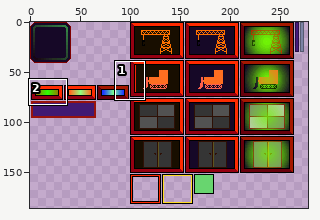
One commit to this sprite sheet: res/gui.png. The first picture is a wide view before the edit; the outline marks the close-up.
Close-up. Before the commit:
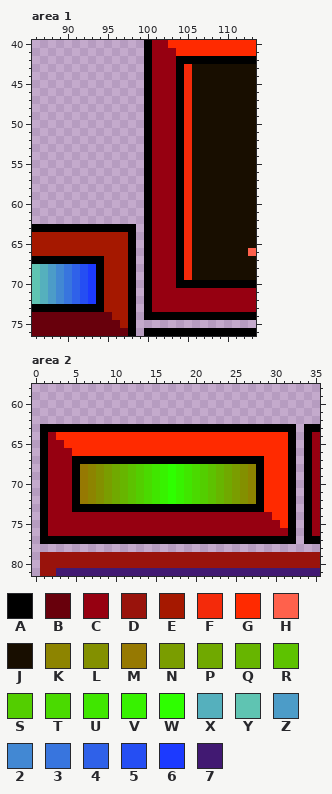
The file is 512x256 pixels. Colours within 5 levels of each other are drawn and written as one. Shown: area 1: x 86..113, y 40..76; area 2: x 0..35, y 58..81. The wide view leaves out empty margins.
Palette (. is transparent): A #000000  B #68000c  C #960011  D #99130c  E #a51800  F #f42a0a  G #ff2a00  H #ff614c  J #180e00  K #8d8400  L #839000  M #967902  N #7a9d00  P #70a900  Q #67b500  R #5dc200  S #53ce00  T #4ada00  U #40e600  V #37f200  W #2eff00  X #55b0bd  Y #5fc4b2  Z #4c9cc8  2 #4288d3  3 #3875de  4 #2f61e9  5 #254ef3  6 #1c3aff  7 #411972
After the commit:
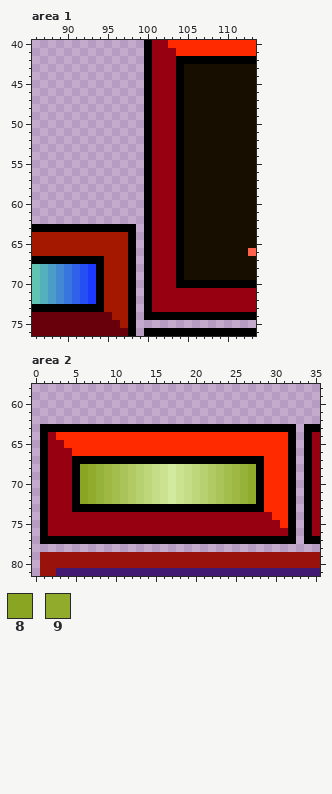
Colours new in this view: 8 #8aa521  9 #91ab2c
The exact change:
{"colour":"L","old":"#839000","new":"#97b238"}
{"colour":"N","old":"#7a9d00","new":"#9eb843"}
{"colour":"P","old":"#70a900","new":"#a4be4e"}
{"colour":"Q","old":"#67b500","new":"#abc459"}
{"colour":"R","old":"#5dc200","new":"#b1ca64"}
{"colour":"S","old":"#53ce00","new":"#b8d170"}
{"colour":"T","old":"#4ada00","new":"#bed77b"}
{"colour":"U","old":"#40e600","new":"#c5dd86"}
{"colour":"V","old":"#37f200","new":"#cbe391"}
{"colour":"W","old":"#2eff00","new":"#d2ea9d"}
{"where": "area 1"}
{"y":43,"x":105,"old":"F","new":"J"}
{"y":44,"x":105,"old":"F","new":"J"}
{"y":45,"x":105,"old":"F","new":"J"}
{"y":46,"x":105,"old":"F","new":"J"}
{"y":47,"x":105,"old":"F","new":"J"}
{"y":48,"x":105,"old":"F","new":"J"}
{"y":49,"x":105,"old":"F","new":"J"}
{"y":50,"x":105,"old":"F","new":"J"}
{"y":51,"x":105,"old":"F","new":"J"}
{"y":52,"x":105,"old":"F","new":"J"}
{"y":53,"x":105,"old":"F","new":"J"}
{"y":54,"x":105,"old":"F","new":"J"}
{"y":55,"x":105,"old":"F","new":"J"}
{"y":56,"x":105,"old":"F","new":"J"}
{"y":57,"x":105,"old":"F","new":"J"}
{"y":58,"x":105,"old":"F","new":"J"}
{"y":59,"x":105,"old":"F","new":"J"}
{"y":60,"x":105,"old":"F","new":"J"}
{"y":61,"x":105,"old":"F","new":"J"}
{"y":62,"x":105,"old":"F","new":"J"}
{"y":63,"x":105,"old":"F","new":"J"}
{"y":64,"x":105,"old":"F","new":"J"}
{"y":65,"x":105,"old":"F","new":"J"}
{"y":66,"x":105,"old":"F","new":"J"}
{"y":67,"x":105,"old":"F","new":"J"}
{"y":68,"x":105,"old":"F","new":"J"}
{"y":69,"x":105,"old":"F","new":"J"}
{"where": "area 2"}
{"y":68,"x":6,"old":"MK","new":"89"}
{"y":68,"x":27,"old":"K","new":"9"}
{"y":69,"x":6,"old":"MK","new":"89"}
{"y":69,"x":27,"old":"K","new":"9"}
{"y":70,"x":6,"old":"MK","new":"89"}
{"y":70,"x":27,"old":"K","new":"9"}
{"y":71,"x":6,"old":"MK","new":"89"}
{"y":71,"x":27,"old":"K","new":"9"}
{"y":72,"x":6,"old":"MK","new":"89"}
{"y":72,"x":27,"old":"K","new":"9"}
{"label":"changed","picture_box":[184,64,192,280]}
{"label":"changed","picture_box":[80,464,256,504]}
